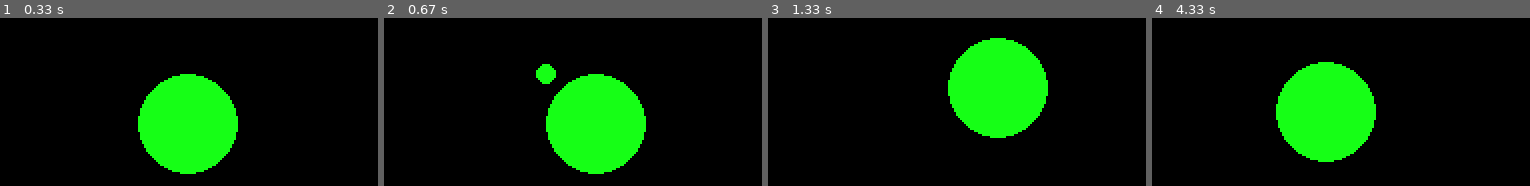
Above: before the commit, frames 1-4 (left to right).
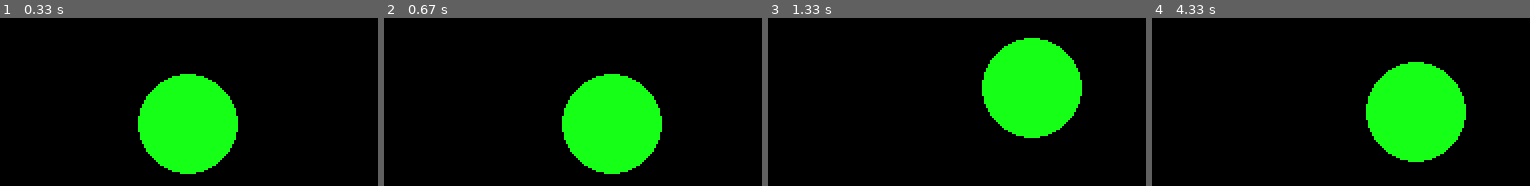
Above: after the commit, the same moments.

Repository: bhawesh2002/learning_path_to_PyGame
Game: pygame game, started from realistic collision/realistic collision.py
Two runs of this game, one before a commit and one after it. Both use one fixed random seed, a clock stepped at 60 frames per second and the inputs below.
Inputs:
- Up to frame 1 (0.33 s): no input
- Up to frame 2 (0.67 s): hold Right from 0.33 s (still down)
- Up to frame 3 (1.33 s): release Right at 0.8 s; hold Up 0.83-1.13 s; hold Right from 1.17 s (still down)
- Up to frame 4 (4.33 s): release Right at 1.63 s; hold Left 1.67-2.2 s; hold Down 2.23-2.53 s; hold Left 2.57-2.97 s; hold Up 3-3.37 s; hold Right 3.4-4.03 s; hold Down from 4.07 s (still down)

Frame 1 is identical in both runs. In frame 2, 5.5% of the frame differs, in the area x 40-74%, y 27-93%; in frame 3, 10%; in frame 4, 23%, in the area x 32-84%, y 26-86%.

Commit message:
some changes

Diff:
--- a/realistic collision/realistic collision.py
+++ b/realistic collision/realistic collision.py
@@ -21,10 +21,6 @@
     if(pygame.key.get_pressed()[K_RIGHT]):
         if(x_pos < dimensions.topright[0] - radius):
             x_pos += 1
-            window.fill((0,0,0))
-            ball = pygame.draw.circle(window,(22,255,22),(x_pos,y_pos),radius)
-            path = pygame.draw.circle(window,(22,255,22),(x_pos -radius,y_pos- radius),5)
-            pygame.display.update()
         else:
             x_pos = dimensions.topright[0] - radius
     if(pygame.key.get_pressed()[K_LEFT]):
